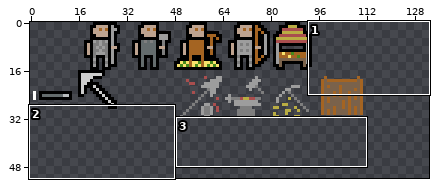
Two versions of one sprite sheet, Assets/Spritesheet.png. The picture above shows the old version from afar; the outline marks the close-up.
Close-up. The starting point:
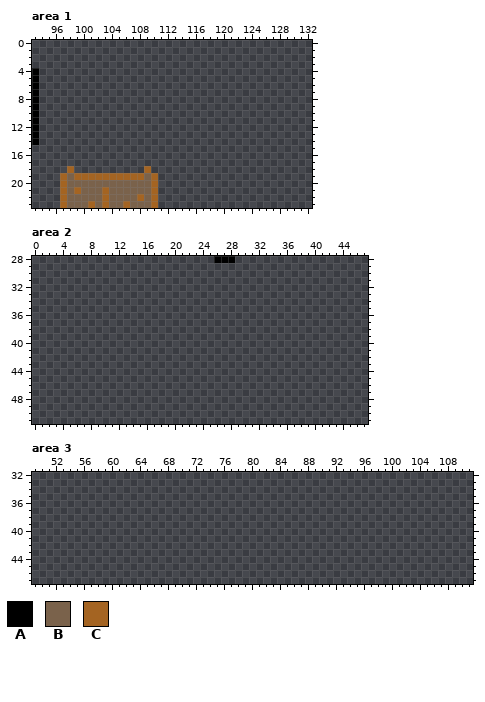
The file is 160x160 pixels. Colours within 5 levels of each other are drawn and written as one. Shown: area 1: x 93..132, y 0..23; area 2: x 0..47, y 28..51; area 3: x 49..111, y 32..47. The wide view leaves out empty margins.
Palette (. is transparent): A #000000  B #7a624b  C #a46422
Pixels before, area 1, first column x 93:
 4 A.................
 5 A.................
 6 A.................
 7 A.................
 8 A.................
 9 A.................
10 A.................
11 A.................
12 A.................
13 A.................
14 A.................
15 ..................
16 ..................
17 ..................
18 .....C..........C.
19 ....CBCCCCCCCCCCBC
20 ....CBBBBBBBBBBBBC
21 ....CBCBBBCBBBBBBC
22 ....CBBBBBCBBBBCBC
23 ....CBBBCBCBBCBBBC
Pixels before, area 2, first column x 26:
28 AAA
New version:
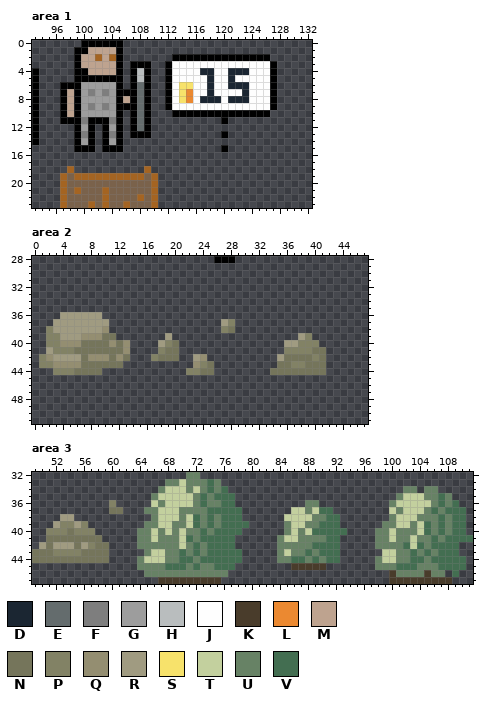
Colours new in this view: D #1b2632  E #646c6d  F #7e7e7e  G #9d9d9d  H #b9bdbe  J #fefefe  K #493c2b  L #eb8931  M #bea38f  N #75755b  P #828265  Q #948e71  R #a09b81  S #f7e26b  T #c3d09e  U #678265  V #436e51
Difference:
Changed rows in their new state; - is an unchanged pixel.
Area 1:
first column x 97:
 0 ---AAAAAA----------------------
 1 --AAMMMMA----------------------
 2 --AMMCMCA-------AAAAAAAAAAAAAA-
 3 --AMMMMMA-AAA--AJJJJJJJJJJJJJJA
 4 --AAMMMMA-AHA--AJJJJDDJJDDDJJJA
 5 --AAAAAAA-AHA--AJJJJJDJJDJJJJJA
 6 AAAGGGGGA-AEA--AJSSJJDJJDDDJJJA
 7 AMAGFGFGAAAEA--AJSLJJDJJJJDJJJA
 8 AMAGGGGGAMAEA--AJSLJDDDJDDDJJJA
 9 AMAGFGFGAAAEA--AJJJJJJJJJJJJJJA
10 AMAGGGGGA-AEA---AAAAAAAAAAAAAA-
11 AAAFAAAFA-AEA----------A-------
12 --AGA-AGA-AEA------------------
13 --AFA-AFA-AAA----------A-------
14 --AGA-AGA----------------------
15 --AAA-AAA--------------A-------
Area 2:
first column x 1:
36 ---RRRRRR--------------------------------
37 --RRRRRRRR----------------RP-------------
38 -PRRRRRRRQ----------------PN-------------
39 -PPRRRQQQNN-------R------------------RP--
40 -PPQQQNNNNQNQ----RPN---------------RRPPP-
41 -RPPPNNNNNNNQ----PNN---------------PPPPNN
42 PQRRRRNQQQNQN---PNNN--RQ----------RNNNNPN
43 PPQQQQNNNNNN----------QPN---------NNPPNNN
44 --PPPNNNN------------PPNN--------NNNNNNNN
Area 3:
first column x 49:
32 ----------------------UU---------------------------------------
33 -------------------UUTUUUVU------------------------------------
34 ------------------UTTTUTUVUV-------------------------UU-UU-----
35 -----------------UTTTTTUVUVVV-----------------------UTTTUUVU---
36 -----------P-----TUTTTTUVUUVV----------UU----------UTTTTTUVUV--
37 -----------NN---UUTTTUUUUVVVVV-------TTUTVV--------TUTTTUVUVVV-
38 ----RR-----------UTTTUTVUVUVVV------TTTTUUVV-------UTTTUUUVUVV-
39 ---RPPRP--------UUTTUUTVUVUVVVV-----UTTUUVVV------UUTTUTVUVUVV-
40 --PPPNPPP------UUTUTUTUUVUVVVV------UTUTVVVVV----UUTUUUTVUVUVV-
41 --NNNNNNNN-----UUTUUUTVUVVVVV------UTTUUUUVV-----UUTUUTUUVUVVVV
42 -RNRRRNRPNN----UUUUUUTUVUVVVV------UUUUUVVVV-----UUUUVTVUVVVV--
43 NNNPPPPNNNN-----UTTUUVUVUVVVVV-----UTUUVUVVV------TTUUVUVUVVV--
44 NNNNNNNNNNN----UTTTUUVVUVVVVVV-----UUVVUVUVV-----UTTUUVVUVVVVV-
45 ---------------UUUUVVVUVUUVVV--------KKKKK-------UUUVVVUUUVVVV-
46 ----------------UUUUUUUUUUUU-----------------------KUUUUKUU-V--
47 ------------------KKKKKKKKK------------------------KKKKKKKKK---
Where, in picture pixels (left, top, right, bottom), the same in both close-ups:
added: (60, 40, 277, 152)
added: (39, 312, 235, 375)
added: (270, 333, 326, 375)
added: (32, 472, 347, 584)
added: (375, 486, 473, 584)
